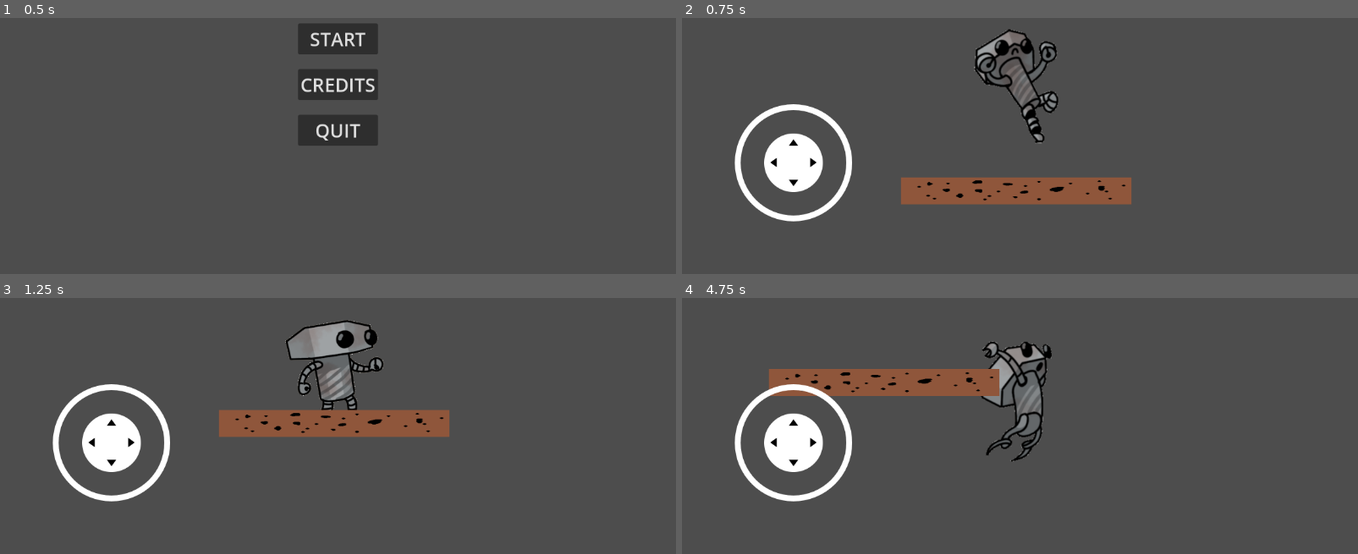
Above: before the commit, frames 1-4 (two rows, left to right).
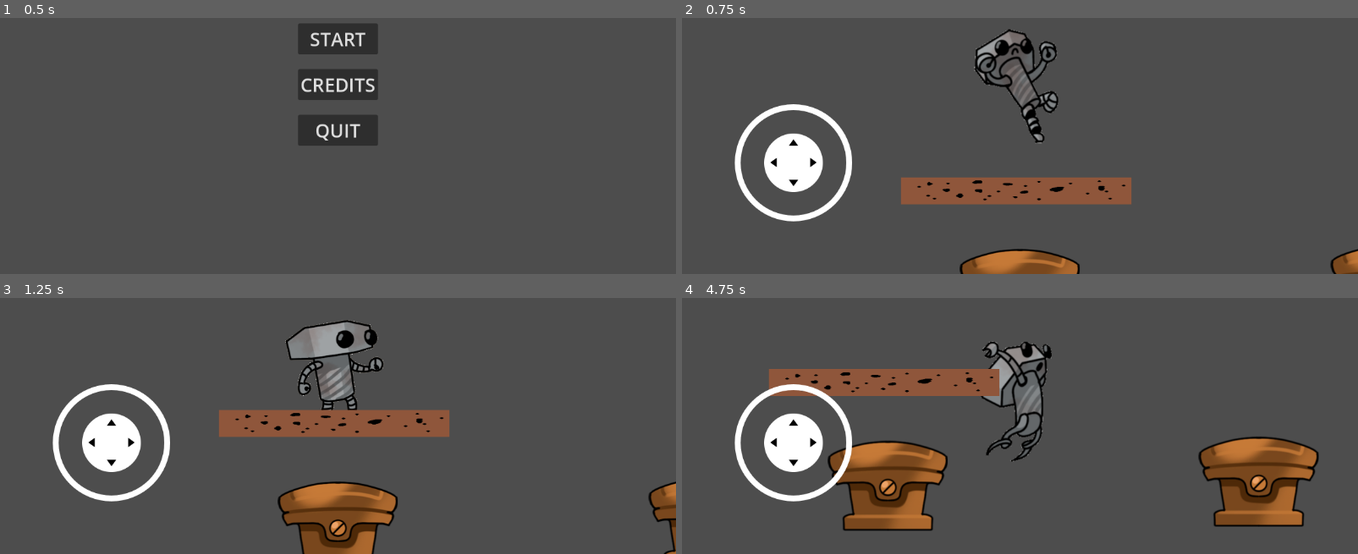
Above: after the commit, the same moments.

Repository: maxi-rv/DVB-Clinica-2024-Siena
Game: Godot game, scene res://scenes/menu.tscn
Two runs of this game, one before a commit and one after it. Both use one fixed random seed, a clock stepped at 60 frames per second and the inputs below.
Inputs (mouse positions are in pixels of both pictures, inside the frame that each line leads up to):
- Up to frame 1 (0.5 s): no input
- Up to frame 2 (0.75 s): click "START" at 0.5 s
- Up to frame 3 (1.25 s): no input
- Up to frame 4 (4.75 s): tap Enter at 1.25 s; move the mouse to (1168, 344) at 1.27 s; hold Right (ui_right) 1.28-2 s; click (1168, 344) at 1.42 s; tap Up (ui_up) at 1.52, 4.52 s; drag from (884, 382) to (986, 441) at 2.02 s; move the mouse to (outside the picture) at 2.77 s; hold Left (ui_left) 2.78-3.5 s; drag from (986, 441) to (817, 308) at 3.52 s; tap Space at 4.25 s; move the mouse to (1222, 420) at 4.27 s; hold Right (ui_right) from 4.28 s (still down)

Frame 1 is identical in both runs. In frame 2, 1.7% of the frame differs, in the area x 41-100%, y 90-100%; in frame 3, 4.5%; in frame 4, 9.5%, in the area x 21-95%, y 54-92%.

Commit message:
added collectable animated SpriteSheet + NOTWORKING

Diff:
--- a/scenes/collectable.tscn
+++ b/scenes/collectable.tscn
@@ -1,13 +1,73 @@
-[gd_scene load_steps=3 format=3 uid="uid://1hbir3rqmpvb"]
+[gd_scene load_steps=11 format=3 uid="uid://1hbir3rqmpvb"]
 
 [ext_resource type="Script" path="res://scripts/collectable.gd" id="1_nvvpu"]
+[ext_resource type="Texture2D" uid="uid://beu4af4b2nyu5" path="res://assets/sprites/items/item_abcd_spritesheet.png" id="2_vhao2"]
+
+[sub_resource type="AtlasTexture" id="AtlasTexture_itkyf"]
+atlas = ExtResource("2_vhao2")
+region = Rect2(0, 0, 205, 155)
+
+[sub_resource type="AtlasTexture" id="AtlasTexture_m5l8k"]
+atlas = ExtResource("2_vhao2")
+region = Rect2(205, 0, 205, 155)
+
+[sub_resource type="AtlasTexture" id="AtlasTexture_3mt40"]
+atlas = ExtResource("2_vhao2")
+region = Rect2(410, 0, 205, 155)
+
+[sub_resource type="AtlasTexture" id="AtlasTexture_ev7i6"]
+atlas = ExtResource("2_vhao2")
+region = Rect2(615, 0, 205, 155)
+
+[sub_resource type="AtlasTexture" id="AtlasTexture_0vo5s"]
+atlas = ExtResource("2_vhao2")
+region = Rect2(615, 0, 205, 155)
+
+[sub_resource type="AtlasTexture" id="AtlasTexture_7aln6"]
+atlas = ExtResource("2_vhao2")
+region = Rect2(0, 0, 205, 155)
+
+[sub_resource type="SpriteFrames" id="SpriteFrames_ywyit"]
+animations = [{
+"frames": [{
+"duration": 1.0,
+"texture": SubResource("AtlasTexture_itkyf")
+}, {
+"duration": 1.0,
+"texture": SubResource("AtlasTexture_m5l8k")
+}, {
+"duration": 1.0,
+"texture": SubResource("AtlasTexture_3mt40")
+}, {
+"duration": 1.0,
+"texture": SubResource("AtlasTexture_ev7i6")
+}, {
+"duration": 1.0,
+"texture": SubResource("AtlasTexture_0vo5s")
+}],
+"loop": false,
+"name": &"break",
+"speed": 5.0
+}, {
+"frames": [{
+"duration": 1.0,
+"texture": SubResource("AtlasTexture_7aln6")
+}],
+"loop": true,
+"name": &"idle",
+"speed": 5.0
+}]
 
 [sub_resource type="CircleShape2D" id="CircleShape2D_kstvj"]
+radius = 65.123
 
 [node name="Collectable" type="Area2D"]
 script = ExtResource("1_nvvpu")
 
 [node name="AnimatedSprite2D" type="AnimatedSprite2D" parent="."]
+sprite_frames = SubResource("SpriteFrames_ywyit")
+animation = &"idle"
+autoplay = "idle"
 
 [node name="CollisionShape2D" type="CollisionShape2D" parent="."]
 shape = SubResource("CircleShape2D_kstvj")
--- a/scenes/level1.tscn
+++ b/scenes/level1.tscn
@@ -1,8 +1,9 @@
-[gd_scene load_steps=5 format=3 uid="uid://bq2sqb1u1l5ve"]
+[gd_scene load_steps=6 format=3 uid="uid://bq2sqb1u1l5ve"]
 
 [ext_resource type="PackedScene" uid="uid://crfjsqtytbfgi" path="res://scenes/demo_music.tscn" id="1_maudg"]
 [ext_resource type="PackedScene" uid="uid://b0k6x1jw8gn7f" path="res://scenes/player.tscn" id="2_i5teq"]
 [ext_resource type="PackedScene" uid="uid://hsy2d783flps" path="res://scenes/platform.tscn" id="3_w124i"]
+[ext_resource type="PackedScene" uid="uid://1hbir3rqmpvb" path="res://scenes/collectable.tscn" id="4_dfynq"]
 
 [sub_resource type="WorldBoundaryShape2D" id="WorldBoundaryShape2D_f7n31"]
 
@@ -24,3 +25,9 @@
 
 [node name="CollisionShape2D" type="CollisionShape2D" parent="World Limits/BottomLimit"]
 shape = SubResource("WorldBoundaryShape2D_f7n31")
+
+[node name="Collectable" parent="." instance=ExtResource("4_dfynq")]
+position = Vector2(1238, 670)
+
+[node name="Collectable2" parent="." instance=ExtResource("4_dfynq")]
+position = Vector2(606, 677)
--- a/scripts/collectable.gd
+++ b/scripts/collectable.gd
@@ -4,14 +4,22 @@
 @onready var animated_sprite_2d = $AnimatedSprite2D
 @onready var collision_shape_2d = $CollisionShape2D
 
+var readyToRemove: bool = false
+
 # Called when the node enters the scene tree for the first time.
 func _ready():
 	pass # Replace with function body.
 
+
+func _physics_process(delta):
+	if readyToRemove and animated_sprite_2d.animation_finished:
+		animated_sprite_2d.visible = false
+
 func _on_body_entered(body):
 	# TODO: Call gamemanager!
-	animated_sprite_2d.visible = false
 	collision_shape_2d.disabled = true
+	animated_sprite_2d.play("break")
+	readyToRemove = true
 
 # Called every frame. 'delta' is the elapsed time since the previous frame.
 func _process(delta):
Binary file added: assets/sprites/items/item_abcd_spritesheet.png
Not shown, added: assets/sprites/items/item_abcd_spritesheet.png.import
